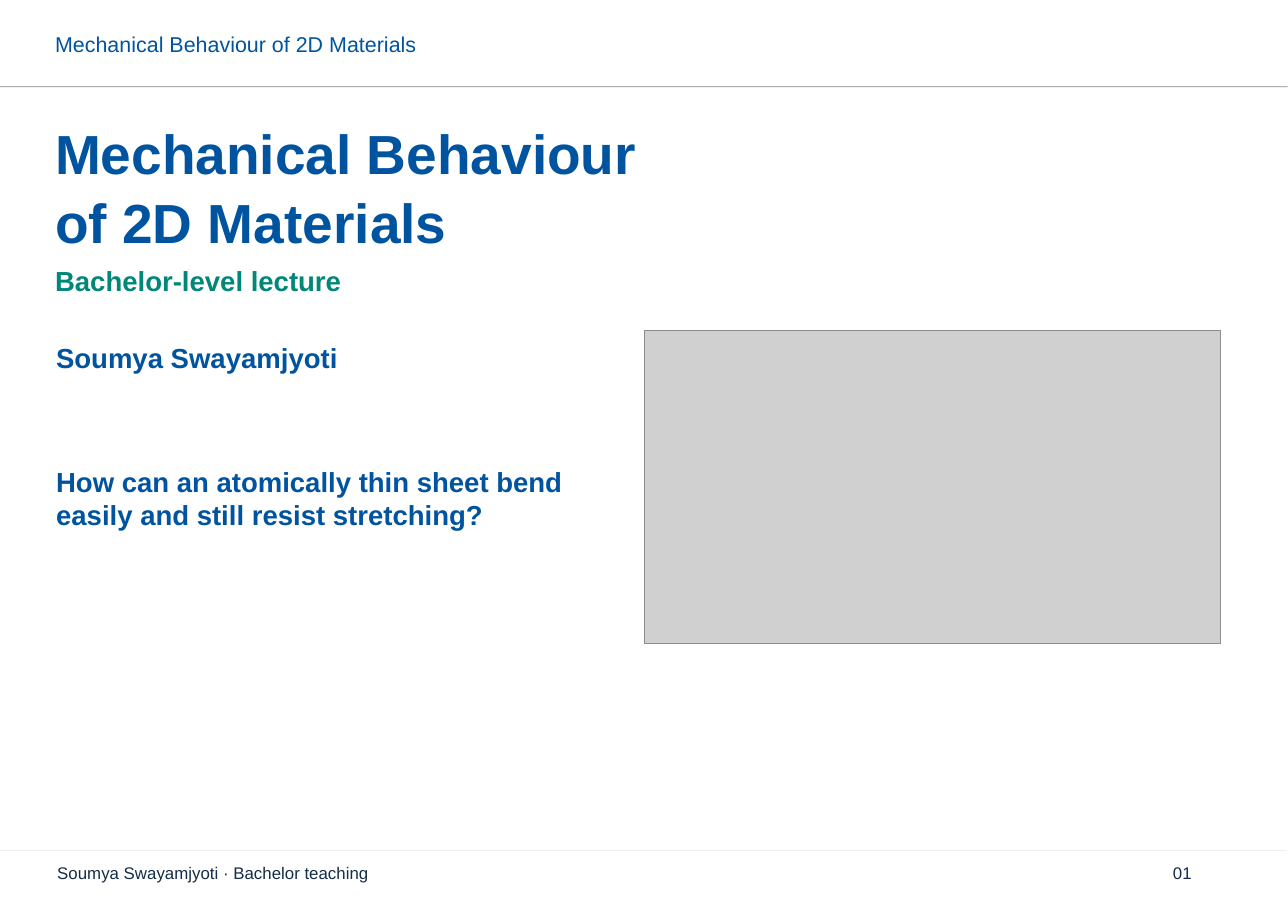
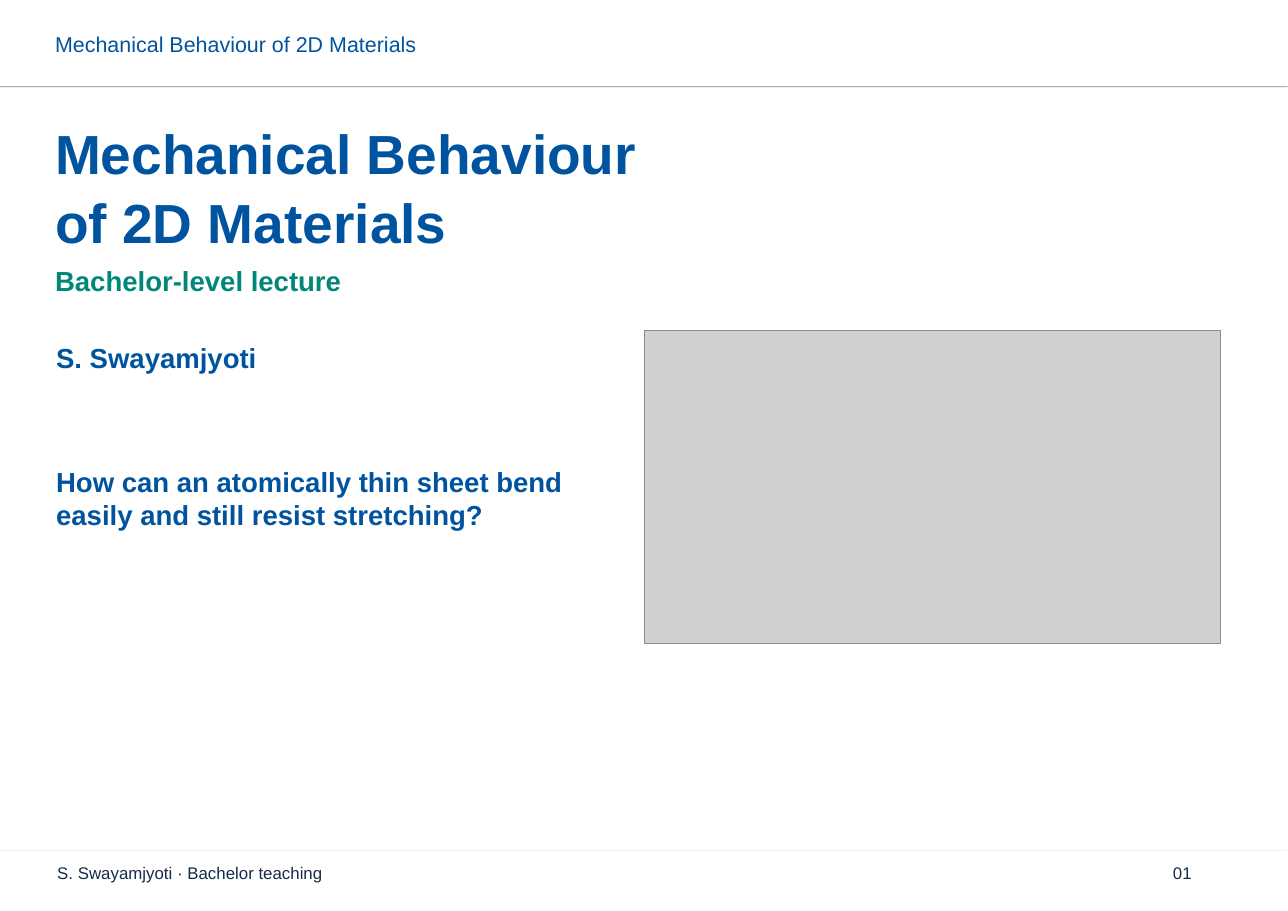
Before and after one commit to swayamjyoti-sj/swayamjyoti-sj.github.io, a slide deck: slide 1 of teaching/mechanical-behaviour-2d-materials/mechanical-behaviour-2d-materials-iam.pptx. Drawn at 1288x911 pixels with LibreOffice and Linux fonts; fonts in the diff are those of the drawing; grey boxes stand for pictures; background and template pictures are left out. Boxes give left, top, right and bottom in pixels: in the first picture for what was removed or moved away, otherwise in the second. Text is boxed around its words. In the diff, an @@ line names an element or a change of style, - is before the commit and + after.

Commit message:
Use S. Swayamjyoti in IAM lecture slides

```diff
--- a/teaching/mechanical-behaviour-2d-materials/mechanical-behaviour-2d-materials-iam.pptx
+++ b/teaching/mechanical-behaviour-2d-materials/mechanical-behaviour-2d-materials-iam.pptx
@@ text at (56, 348, 257, 374): text changed @@
-Soumya Swayamjyoti
+S. Swayamjyoti
@@ text at (57, 866, 323, 883): text changed @@
-Soumya Swayamjyoti · Bachelor teaching
+S. Swayamjyoti · Bachelor teaching
```
Also in this commit, not shown: 11 other slides changed.
